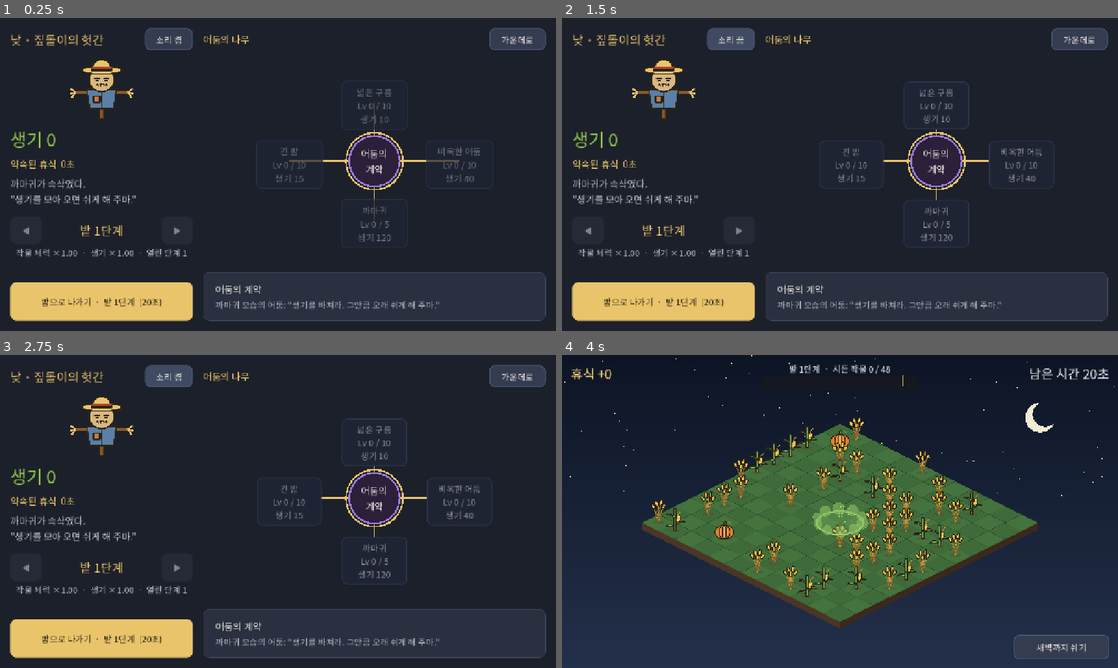
Above: before the commit, frames 1-4 (two rows, left to right).
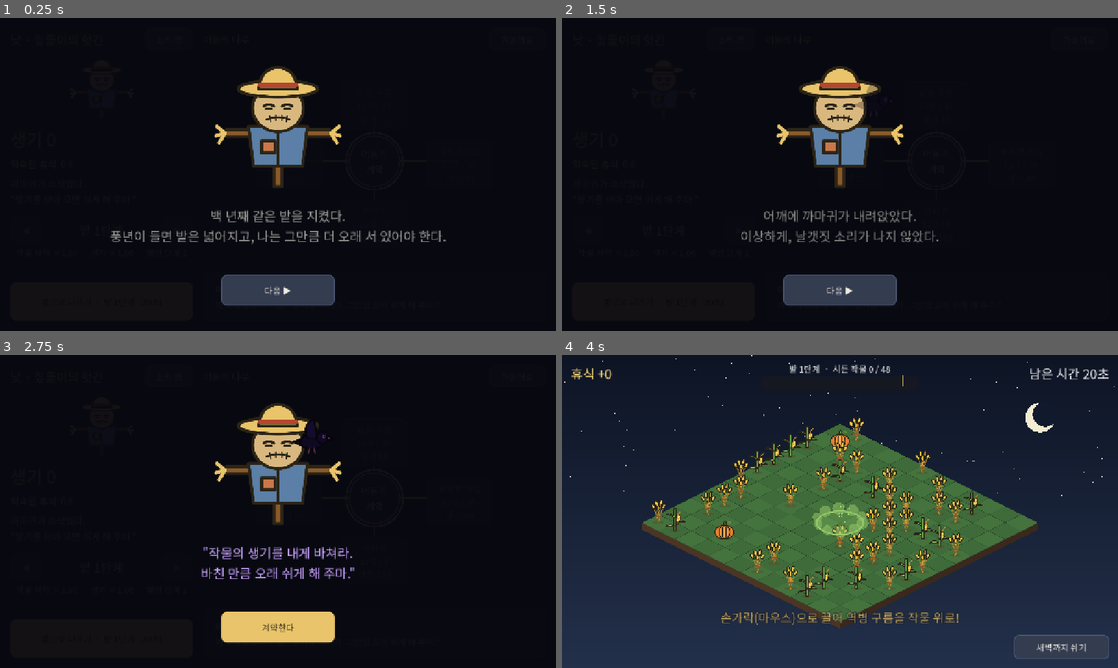
Above: after the commit, the same moments.

Repository: dldpwns1234-rgb/scarecrow1
Game: Godot game, scene res://scenes/main.tscn
Same seed, same stepped clock (60 frames per second), same inputs: the game is played once before the commit and once after it.
Inputs (mouse positions are in pixels of both pictures, inside the frame that each line leads up to):
- Up to frame 1 (0.25 s): no input
- Up to frame 2 (1.5 s): click (840, 290) at 0.5 s, where only the run after the commit has a clickable "다음 ▶"; click "소리 켬" at 1.25 s
- Up to frame 3 (2.75 s): click "소리 끔" (after the commit: "소리 켬") at 2 s
- Up to frame 4 (4 s): click (840, 627) at 2.75 s, where only the run after the commit has a clickable "계약한다"; click "밤으로 나가기 · 밭 1단계 (20초)" at 3.5 s

The runs differ from the first frame. In frame 1, 97% of the frame differs, in the area x 0-100%, y 0-100%; in frame 2, 97%; in frame 3, 99%; in frame 4, 0.6%.

Commit message:
첫 실행 안내: 처음 켜면 까마귀 모습의 어둠이 계약을 거는 네 줄 장면('계약한다'로 닫힘), 첫 밤엔 '손가락으로 끌어 역병 구름을 작물 위로' 안내(3개 시들면 사라짐). Story 오토로드와 저장 'story' 절(옛 저장은 밤을 나갔으면 본 것으로)
Co-Authored-By: Claude Opus 5.5 <noreply@anthropic.com>

Diff:
--- a/autoload/save.gd
+++ b/autoload/save.gd
@@ -47,6 +47,7 @@
 		"upgrades": Upgrades.to_dict(),
 		"night": Night.to_dict(),
 		"prefs": Prefs.to_dict(),
+		"story": Story.to_dict(),
 	}
 
 
@@ -56,6 +57,7 @@
 	Game.from_dict(_section(data, "game"))
 	Night.from_dict(_section(data, "night"))
 	Prefs.from_dict(_section(data, "prefs"))
+	Story.from_dict(_section(data, "story"))  # Game 뒤에 (옛 저장은 밤 수로 첫 장면을 정한다)
 
 
 func save_game() -> void:
@@ -108,6 +110,7 @@
 	Game.reset()
 	Night.reset()
 	Prefs.reset()
+	Story.reset()
 	save_game()
 
 
--- /dev/null
+++ b/autoload/story.gd
@@ -0,0 +1,33 @@
+extends Node
+## 이야기 (docs/STORY.md): 첫 실행 장면(까마귀 모습의 어둠이 계약을 건다)을 봤는지, 이야기 조각을 몇 장 봤는지.
+## 게임 수치에는 영향이 없다. 데이터 초기화에서만 처음으로 돌아간다. 저장은 Save가 "story" 절로 한다. 화면은 scenes/ui/intro_card.gd
+
+signal story_changed()
+
+var intro_seen: bool = false  # 첫 실행 장면을 봤다
+var seen_count: int = 0       # 본 이야기 조각 수 (조각 카드는 다음 단계)
+
+
+func reset() -> void:
+	intro_seen = false
+	seen_count = 0
+	story_changed.emit()
+
+
+func to_dict() -> Dictionary:
+	return {"intro_seen": intro_seen, "seen_count": seen_count}
+
+
+## 없는 필드는 기본값으로. 이야기가 없던 옛 저장은 밤을 한 번이라도 나갔으면 첫 장면을 본 것으로 친다 (Game을 먼저 불러온 뒤에 부른다)
+func from_dict(data: Dictionary) -> void:
+	intro_seen = bool(data.get("intro_seen", Game.nights > 0))
+	seen_count = maxi(int(data.get("seen_count", 0)), 0)
+	story_changed.emit()
+
+
+func mark_intro_seen() -> void:
+	if intro_seen:
+		return
+	intro_seen = true
+	story_changed.emit()
+	Save.save_game()
--- a/project.godot
+++ b/project.godot
@@ -21,6 +21,8 @@
 Game="*res://autoload/game.gd"
 ; 밤 한 판의 규칙(밭·구름·번짐·까마귀). Game의 낮·밤 전환을 받고 Game.add_rest()를 부른다
 Night="*res://autoload/night.gd"
+; 이야기(첫 실행 장면·조각)는 Game을 읽고 Save가 불러오므로 그 사이에
+Story="*res://autoload/story.gd"
 ; 소리 설정은 Save가 불러오므로 그 앞에
 Prefs="*res://autoload/prefs.gd"
 ; 저장은 위 오토로드를 모두 불러오므로 그 뒤에
--- a/scenes/main.gd
+++ b/scenes/main.gd
@@ -4,6 +4,8 @@
 const DayScreen := preload("res://scenes/day/day_screen.gd")
 const NightScreen := preload("res://scenes/night/night_screen.gd")
 const NightReport := preload("res://scenes/day/night_report.gd")
+const NightHint := preload("res://scenes/ui/night_hint.gd")
+const IntroCard := preload("res://scenes/ui/intro_card.gd")
 
 var _day: Control
 var _night: Control
@@ -17,6 +19,8 @@
 		screen.set_anchors_and_offsets_preset(Control.PRESET_FULL_RECT)
 		add_child(screen)
 	add_child(NightReport.new())  # 밤이 끝나면 낮 화면 위에 잠깐 뜨는 결과
+	add_child(NightHint.new())  # 첫 밤에만: 구름을 끌어 보라는 안내
+	add_child(IntroCard.new())  # 처음 켤 때만: 까마귀 모습의 어둠이 계약을 건다 (맨 위)
 	Game.phase_changed.connect(_on_phase_changed.unbind(1))
 	_on_phase_changed()
 
--- /dev/null
+++ b/scenes/ui/intro_card.gd
@@ -0,0 +1,106 @@
+extends Control
+## 첫 실행 장면 (docs/STORY.md 조각 1·2): 화면을 덮고 짚돌이의 독백이 한 줄씩 넘어간다. 셋째 줄부터 까마귀 모습의 어둠이 어깨에 내려앉고,
+## 마지막 줄의 '계약한다'를 누르면 Story.mark_intro_seen()으로 닫힌다. 어디를 눌러도 다음 줄로 간다. Story를 읽고 그 함수만 부른다. 상수는 배치·연출용이다
+
+const SCARECROW := preload("res://icon.svg")
+const CROW := preload("res://assets/sprites/crow.svg")
+const LINES: PackedStringArray = [
+	"백 년째 같은 밭을 지켰다.\n풍년이 들면 밭은 넓어지고, 나는 그만큼 더 오래 서 있어야 한다.",
+	"눕고 싶다.\n딱 하룻밤만이라도.",
+	"어깨에 까마귀가 내려앉았다.\n이상하게, 날갯짓 소리가 나지 않았다.",
+	"\"작물의 생기를 내게 바쳐라.\n바친 만큼 오래 쉬게 해 주마.\"",
+]
+const CROW_FROM_LINE: int = 2       # 이 줄부터 어둠이 보인다
+const DARK_LINE: int = 3            # 이 줄은 어둠의 말 (보랏빛)
+const SHADE := Color(0.03, 0.03, 0.06, 0.95)
+const CROW_TINT := Color(0.35, 0.22, 0.55)   # 까마귀 그림을 어둠으로 물들인다
+const TEXT_COLOR := Color("f1eee4")
+const DARK_TEXT_COLOR := Color("c9a2ff")
+const FIGURE_SIZE := Vector2(300, 300)
+const CROW_SIZE := Vector2(120, 120)
+const SHOULDER := Vector2(0.76, 0.43)  # 짚돌이 그림에서 오른 어깨 자리 (비율)
+const CROW_FEET := Vector2(0.5, 0.74)  # 까마귀 그림에서 발 자리 (비율)
+const TEXT_FONT_SIZE: int = 30
+const FADE_SECONDS: float = 0.4
+const BUTTON_SIZE := Vector2(260, 72)
+
+var _line: int = 0
+var _text: Label
+var _crow: TextureRect
+var _next: Button
+
+
+func _ready() -> void:
+	set_anchors_and_offsets_preset(Control.PRESET_FULL_RECT)
+	mouse_filter = Control.MOUSE_FILTER_STOP
+	visible = not Story.intro_seen
+	var shade := ColorRect.new()
+	shade.color = SHADE
+	shade.set_anchors_and_offsets_preset(Control.PRESET_FULL_RECT)
+	shade.mouse_filter = Control.MOUSE_FILTER_IGNORE
+	add_child(shade)
+	var scarecrow := _figure(SCARECROW, FIGURE_SIZE)
+	scarecrow.position = Vector2(0.5, 0.34) * get_viewport_rect().size - FIGURE_SIZE * 0.5
+	add_child(scarecrow)
+	_crow = _figure(CROW, CROW_SIZE)
+	_crow.modulate = CROW_TINT
+	_crow.position = scarecrow.position + SHOULDER * FIGURE_SIZE - CROW_FEET * CROW_SIZE
+	_crow.visible = false
+	add_child(_crow)
+	_text = Label.new()
+	_text.horizontal_alignment = HORIZONTAL_ALIGNMENT_CENTER
+	_text.autowrap_mode = TextServer.AUTOWRAP_WORD_SMART
+	_text.add_theme_font_size_override("font_size", TEXT_FONT_SIZE)
+	_text.size = Vector2(get_viewport_rect().size.x * 0.8, 130)
+	_text.position = Vector2(get_viewport_rect().size.x * 0.1, get_viewport_rect().size.y * 0.6)
+	_text.mouse_filter = Control.MOUSE_FILTER_IGNORE
+	add_child(_text)
+	_next = Button.new()
+	_next.custom_minimum_size = BUTTON_SIZE
+	_next.size = BUTTON_SIZE
+	_next.position = Vector2((get_viewport_rect().size.x - BUTTON_SIZE.x) * 0.5, get_viewport_rect().size.y * 0.82)
+	_next.pressed.connect(_advance)
+	add_child(_next)
+	_show_line()
+
+
+func _figure(texture: Texture2D, figure_size: Vector2) -> TextureRect:
+	var rect := TextureRect.new()
+	rect.texture = texture
+	rect.expand_mode = TextureRect.EXPAND_IGNORE_SIZE  # 크기보다 먼저 (그림 크기가 최소 크기로 잡히지 않게)
+	rect.size = figure_size
+	rect.stretch_mode = TextureRect.STRETCH_KEEP_ASPECT_CENTERED
+	rect.mouse_filter = Control.MOUSE_FILTER_IGNORE
+	return rect
+
+
+func _gui_input(event: InputEvent) -> void:
+	var button := event as InputEventMouseButton
+	if button != null and button.pressed:
+		_advance()
+		accept_event()
+
+
+func _advance() -> void:
+	if _line >= LINES.size() - 1:
+		Story.mark_intro_seen()
+		var tween := create_tween()
+		tween.tween_property(self, "modulate:a", 0.0, FADE_SECONDS)
+		tween.tween_callback(hide)
+		return
+	_line += 1
+	_show_line()
+
+
+func _show_line() -> void:
+	_text.text = LINES[_line]
+	_text.add_theme_color_override("font_color", DARK_TEXT_COLOR if _line == DARK_LINE else TEXT_COLOR)
+	_text.modulate.a = 0.0
+	create_tween().tween_property(_text, "modulate:a", 1.0, FADE_SECONDS)
+	if _line >= CROW_FROM_LINE and not _crow.visible:
+		_crow.visible = true
+		_crow.modulate.a = 0.0
+		create_tween().tween_property(_crow, "modulate:a", 1.0, FADE_SECONDS * 2.0)
+	var last := _line >= LINES.size() - 1
+	_next.text = "계약한다" if last else "다음 ▶"
+	_next.theme_type_variation = "AccentButton" if last else ""
--- /dev/null
+++ b/scenes/ui/night_hint.gd
@@ -0,0 +1,57 @@
+extends Label
+## 첫 밤 안내: 처음 나간 밤에만 밭 아래쪽에 "손가락(마우스)으로 끌어 역병 구름을 작물 위로!"가 숨 쉬듯 떠 있다가, 작물이 몇 개 시들면 사라진다.
+## 입력을 받지 않는다(밤 화면이 구름을 끈다). Game·Night의 시그널만 받는다. 상수는 배치·연출용이다
+
+const TEXT := "손가락(마우스)으로 끌어 역병 구름을 작물 위로!"
+const HIDE_AFTER_WITHERED: int = 3   # 이만큼 시들면 알아들은 것으로 친다
+const BOTTOM: float = 96.0           # 화면 아래에서 이만큼 위
+const FONT_SIZE: int = 28
+const COLOR := Color("e9c46a")
+const OUTLINE := Color("1c202a")
+const OUTLINE_SIZE: int = 8
+const PULSE_SECONDS: float = 0.9
+const PULSE_LOW: float = 0.45
+
+var _withered: int = 0
+var _tween: Tween
+
+
+func _ready() -> void:
+	text = TEXT
+	horizontal_alignment = HORIZONTAL_ALIGNMENT_CENTER
+	mouse_filter = Control.MOUSE_FILTER_IGNORE
+	add_theme_font_size_override("font_size", FONT_SIZE)
+	add_theme_color_override("font_color", COLOR)
+	add_theme_color_override("font_outline_color", OUTLINE)
+	add_theme_constant_override("outline_size", OUTLINE_SIZE)
+	set_anchors_and_offsets_preset(Control.PRESET_BOTTOM_WIDE)
+	offset_top = -BOTTOM - FONT_SIZE * 1.5
+	offset_bottom = -BOTTOM
+	visible = false
+	Game.phase_changed.connect(_on_phase_changed.unbind(1))
+	Night.crop_withered.connect(_on_withered.unbind(2))
+
+
+## 처음 나간 밤에만 (지난 밤이 0번)
+func _on_phase_changed() -> void:
+	_withered = 0
+	_set_shown(Game.is_night() and Game.nights == 0)
+
+
+func _on_withered() -> void:
+	_withered += 1
+	if _withered >= HIDE_AFTER_WITHERED:
+		_set_shown(false)
+
+
+func _set_shown(shown: bool) -> void:
+	visible = shown
+	if _tween != null:
+		_tween.kill()
+		_tween = null
+	if not shown:
+		return
+	modulate.a = 1.0
+	_tween = create_tween().set_loops()
+	_tween.tween_property(self, "modulate:a", PULSE_LOW, PULSE_SECONDS)
+	_tween.tween_property(self, "modulate:a", 1.0, PULSE_SECONDS)
--- a/tests/test_save.gd
+++ b/tests/test_save.gd
@@ -1,5 +1,5 @@
 extends "res://tests/test_case.gd"
-## 저장·불러오기·내보내기·가져오기·초기화와 옛·망가진 저장 (CLAUDE.md 저장 규칙)
+## 저장·불러오기·내보내기·가져오기·초기화와 옛·망가진 저장 (CLAUDE.md 저장 규칙), 이야기(첫 실행 장면) 저장
 
 
 func run() -> void:
@@ -39,4 +39,17 @@
 	_close(Game.rest, 50.0, "파일의 휴식")
 	Save.reset_data()
 	_close(Game.rest, 0.0, "데이터 초기화")
+
+	# 이야기: 첫 실행 장면은 한 번만, 옛 저장(이야기 절 없음)은 밤을 나간 적이 있으면 본 것으로
+	_equal(Story.intro_seen, false, "초기화하면 첫 장면을 다시 본다")
+	Story.mark_intro_seen()
+	data = Save.to_dict()
+	Story.reset()
+	Save.from_dict(data)
+	_equal(Story.intro_seen, true, "첫 장면을 본 것도 저장")
+	Save.from_dict({"save_version": 1, "game": {"nights": 3}})
+	_equal(Story.intro_seen, true, "이야기 절 없는 옛 저장: 밤을 나갔으면 본 것으로")
+	Save.from_dict({"save_version": 1})
+	_equal(Story.intro_seen, false, "이야기 절 없는 새 저장: 첫 장면을 보여 준다")
+	Story.reset()
 	_fresh()
Not shown, added: autoload/story.gd.uid
Not shown, added: scenes/ui/intro_card.gd.uid
Not shown, added: scenes/ui/night_hint.gd.uid
